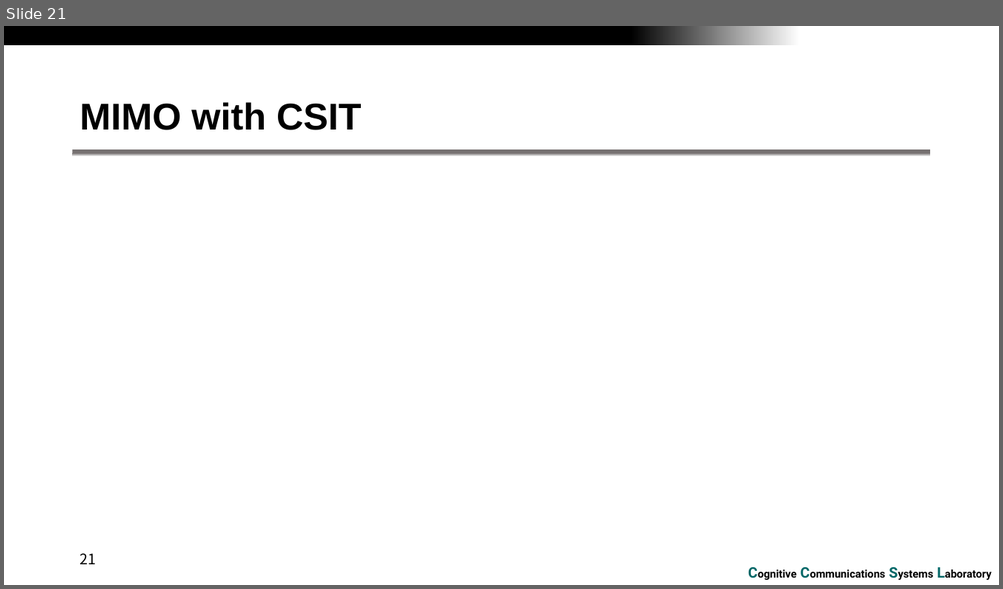
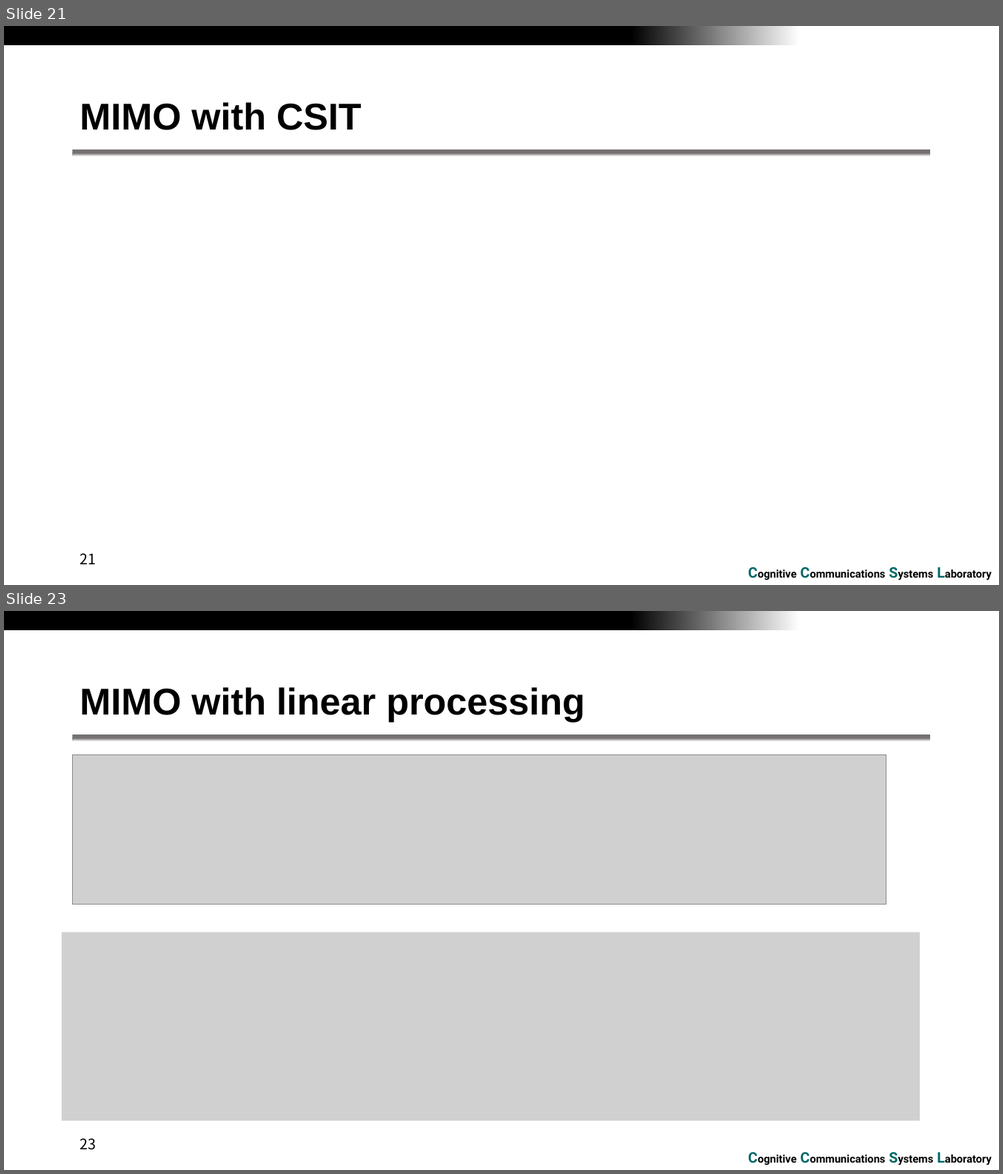
Before and after one commit to RefatHanbat/Presentation-of-SDM, a slide deck: assignment-5.pptx. Shown one above the other, each under a label of ours: slide 21 before the commit, slides 21 and 23 after it; the slides between them are not shown. The pictures are 1003x589 and 1003x1174 pixels, drawn with LibreOffice and Linux fonts; fonts in the diff are those of the drawing; grey boxes stand for pictures; background and template pictures are left out. Boxes give left, top, right and bottom in pixels: in the first picture for what was removed or moved away, otherwise in the second. Text is boxed around its words. In the diff, an @@ line names an element or a change of style, - is before the commit and + after.

```diff
--- a/assignment-5.pptx
+++ b/assignment-5.pptx
@@ slide 23 added at (x1=4, y1=611, x2=999, y2=1170), background #FFFFFF; not listed: 3 template elements that a slide beside it also shows @@
@@ title added at (x1=79, y1=687, x2=585, y2=722), 36 pt, text #000000, bold @@
+MIMO with linear processing
@@ picture added at (x1=73, y1=755, x2=887, y2=904) @@
@@ picture added at (x1=62, y1=933, x2=919, y2=1122) @@
@@ page number added at (x1=79, y1=1139, x2=96, y2=1150), 14 pt, text #000000 @@
+23
```
Also in this commit, not shown: 5 other slides added, 3 other files.
